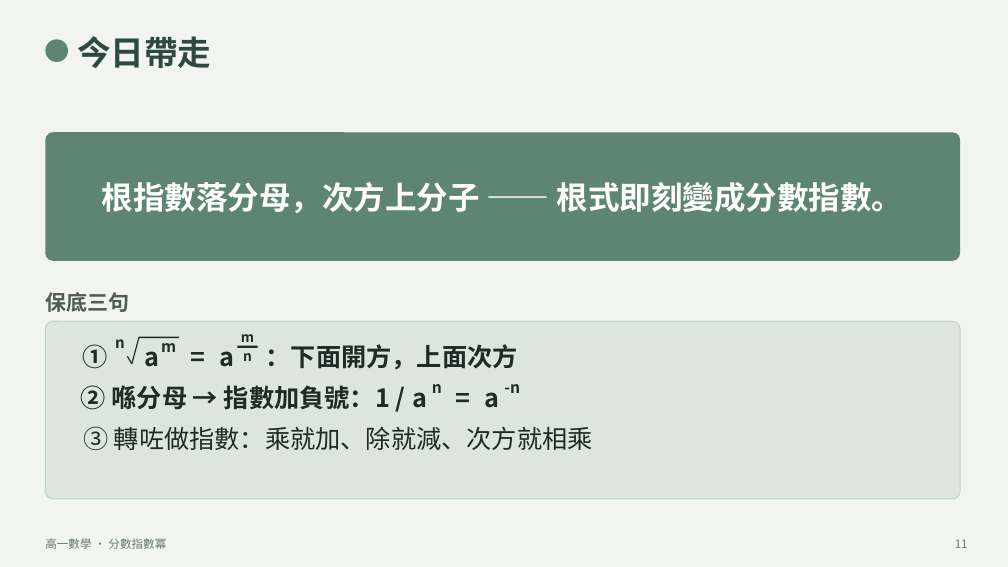
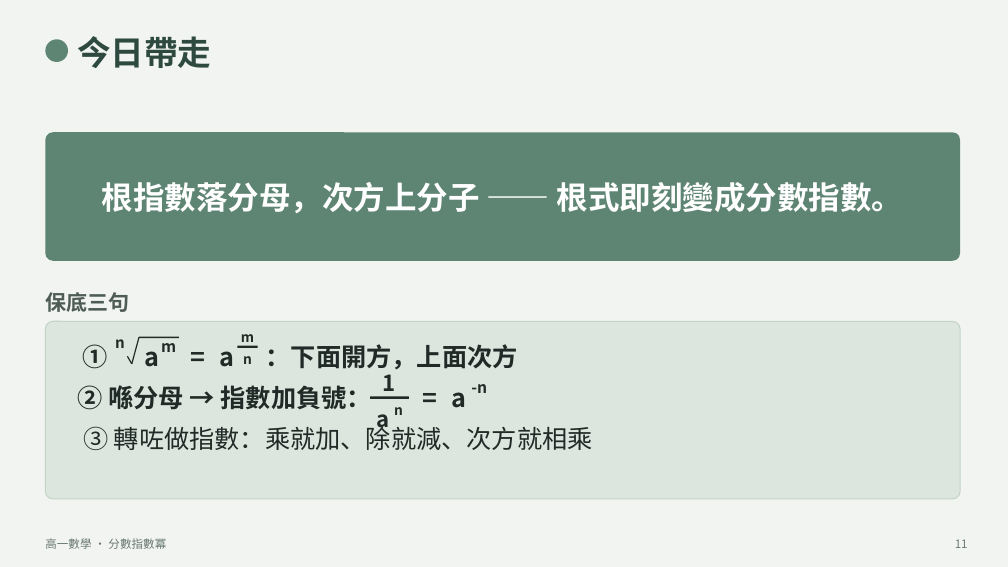
Before and after one commit to kongchilok/math-materials, a slide deck: slide 11 of 抽離教學_數學/高一數學/融合班教學資源/第一學段/03_指數與對數/教學簡報/簡報_L2_分數指數冪.pptx. Drawn at 1008x567 pixels with LibreOffice and Linux fonts; fonts in the diff are those of the drawing. Boxes give left, top, right and bottom in pixels: in the first picture for what was removed or moved away, otherwise in the second. Text is boxed around its words. In the diff, an @@ line names an element or a change of style, - is before the commit and + after.

```diff
--- a/抽離教學_數學/高一數學/融合班教學資源/第一學段/03_指數與對數/教學簡報/簡報_L2_分數指數冪.pptx
+++ b/抽離教學_數學/高一數學/融合班教學資源/第一學段/03_指數與對數/教學簡報/簡報_L2_分數指數冪.pptx
@@ text at box(78, 385, 372, 410): text changed @@
-② 喺分母 → 指數加負號：1 /
+② 喺分母 → 指數加負號：
@@ text added at box(383, 374, 396, 397), 21.1 pt, text #202A26, bold @@
+1
@@ text "=": place and size @@
-text "=" at box(445, 379, 481, 417)
+text "=" at box(413, 379, 448, 417)
@@ text "a": place and size @@
-text "a" at box(484, 392, 499, 408)
+text "a" at box(452, 392, 467, 408)
@@ text "-n": place and size @@
-text "-n" at box(504, 384, 520, 393)
+text "-n" at box(471, 384, 487, 393)
@@ line added from (371, 398) to (409, 398), #202A26 2.25 pt @@
@@ text "a": place and size @@
-text "a" at box(412, 392, 427, 408)
+text "a" at box(376, 414, 389, 433)
@@ text "a" at box(376, 414, 389, 433): size 24 to 21.1 pt @@
@@ text "n": place and size @@
-text "n" at box(432, 384, 442, 393)
+text "n" at box(394, 407, 403, 415)
@@ text "n" at box(394, 407, 403, 415): size 14.9 to 13.1 pt @@
```
Also in this commit, not shown: 5 other slides changed, 3 other files.
